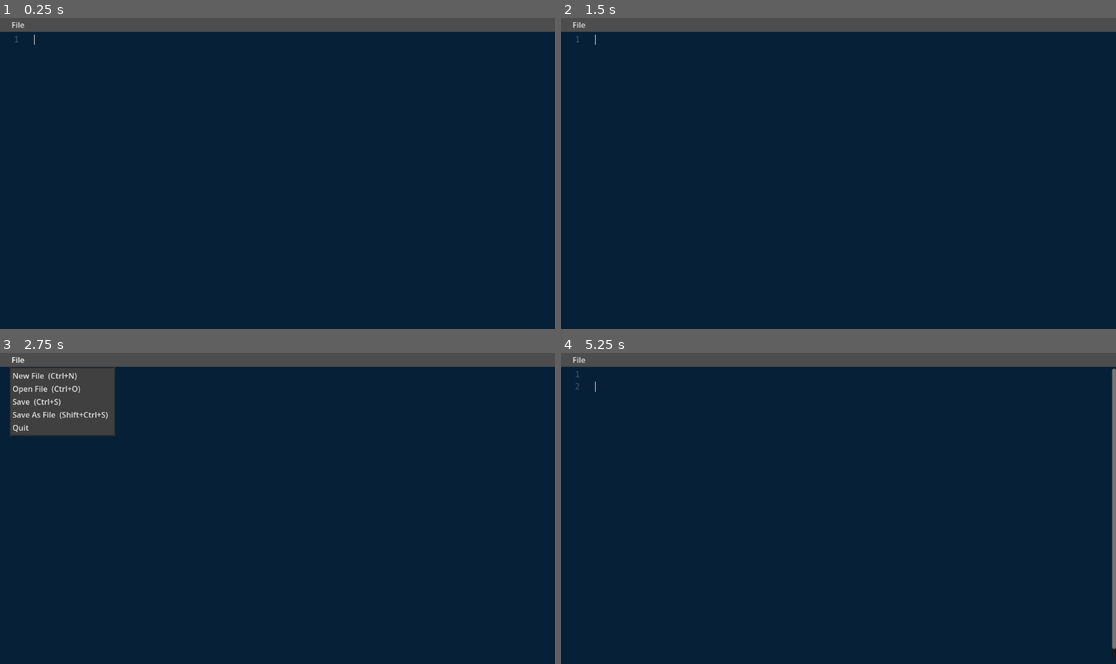
Above: before the commit, frames 1-4 (two rows, left to right).
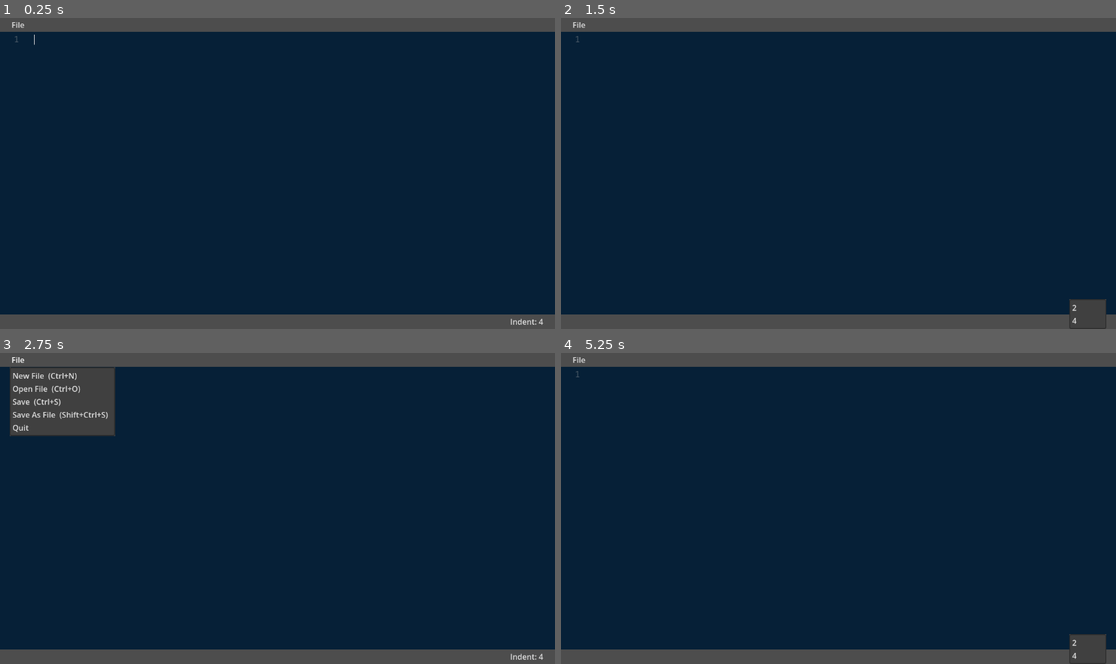
Above: after the commit, the same moments.

Repository: tkmfujise/Godot-general_purpose-examples
Game: Godot game, scene res://Main.tscn
Two runs of this game, one before a commit and one after it. Both use one fixed random seed, a clock stepped at 60 frames per second and the inputs below.
Inputs (mouse positions are in pixels of both pictures, inside the frame that each line leads up to):
- Up to frame 1 (0.25 s): no input
- Up to frame 2 (1.5 s): click "File" at 0.5 s; click (1088, 322) at 1.25 s, where only the run after the commit has a clickable "Indent: 4"
- Up to frame 3 (2.75 s): click "File" at 2 s
- Up to frame 4 (5.25 s): click (1088, 657) at 2.75 s, where only the run after the commit has a clickable "Indent: 4"; click "File" at 3.5 s; click (1088, 657) at 4.25 s, where only the run after the commit has a clickable "Indent: 4"; tap Enter at 5 s

The runs differ from the first frame. In frame 1, 4.7% of the frame differs, in the area x 0-100%, y 95-100%; in frame 2, 5.0%; in frame 3, 4.7%; in frame 4, 5.7%, in the area x 0-100%, y 4-100%.

Commit message:
インデントのサイズをフッターに表示

Diff:
--- a/Editor/CodeArea.gd
+++ b/Editor/CodeArea.gd
@@ -1,4 +1,6 @@
 extends CodeEdit
+
+signal indent_changed
 
 var current_syntax : SyntaxResource
 var current_theme : ThemeResource
@@ -21,7 +23,7 @@
 func set_syntax(syntax: SyntaxResource) -> void:
     clear_syntax_highlighter()
     current_syntax = syntax
-    indent_size = syntax.indent_size
+    set_indent(syntax.indent_size)
     for key in syntax.regions:
         for arr in syntax.regions[key]:
             if current_theme.syntax_colors.has(key):
@@ -42,6 +44,11 @@
     syntax_highlighter.clear_member_keyword_colors()
 
 
+func set_indent(_indent_size: int) -> void:
+    indent_size = _indent_size
+    emit_signal("indent_changed", _indent_size)
+
+
 func _on_code_completion_requested() -> void:
     if !current_syntax: return
     for arr in current_syntax.completions:
--- a/Editor/FileMenu.gd
+++ b/Editor/FileMenu.gd
@@ -16,13 +16,13 @@
     for i in item_count:
         var id = popup.get_item_id(i)
         if SHORTCUT_KEY_MAPPING.has(id):
-            var str = popup.get_item_text(i)
-            popup.set_item_text(i, str + \
+            var _str = popup.get_item_text(i)
+            popup.set_item_text(i, _str + \
                 "  (" + shortcut_key_of(SHORTCUT_KEY_MAPPING[id]) + ")"
             )
 
 
 func shortcut_key_of(event_name: String) -> String:
     var event = InputMap.action_get_events(event_name)[0]
-    var str = OS.get_keycode_string(event.get_keycode_with_modifiers())
-    return str.replace("Command", "⌘")
+    var _str = OS.get_keycode_string(event.get_keycode_with_modifiers())
+    return _str.replace("Command", "⌘")
--- a/Editor/Main.gd
+++ b/Editor/Main.gd
@@ -16,8 +16,10 @@
 
 
 func _ready() -> void:
-    $HBoxContainer/FileMenu.get_popup() \
+    $TopBar/FileMenu.get_popup() \
         .id_pressed.connect(_on_file_menu_selected)
+    $BottomBar/IndentSizeMenu.get_popup() \
+        .id_pressed.connect(_on_indent_changed_from_menu)
     $CodeArea.grab_focus()
     set_code_theme("Gessetti")
     new_file()
@@ -104,6 +106,17 @@
             get_tree().quit()
 
 
+func _on_indent_changed_from_menu(id_as_indent: int) -> void:
+    $CodeArea.set_indent(id_as_indent)
+
+
+func _on_code_area_indent_changed(indent: int) -> void:
+    var text = $BottomBar/IndentSizeMenu.text
+    var regex = RegEx.new()
+    regex.compile("\\d+")
+    $BottomBar/IndentSizeMenu.text = regex.sub(text, str(indent))
+
+
 func _on_open_file_dialog_file_selected(path: String) -> void:
     var f = FileAccess.open(path, FileAccess.READ)
     $CodeArea.text = f.get_as_text()
--- a/Editor/Main.tscn
+++ b/Editor/Main.tscn
@@ -24,6 +24,7 @@
 anchor_right = 1.0
 anchor_bottom = 1.0
 offset_top = 30.0
+offset_bottom = -30.0
 grow_horizontal = 2
 grow_vertical = 2
 theme_override_fonts/font = ExtResource("2_i2ekb")
@@ -42,16 +43,15 @@
 auto_brace_completion_enabled = true
 script = ExtResource("3_wuq7h")
 
-[node name="HBoxContainer" type="HBoxContainer" parent="."]
+[node name="TopBar" type="HBoxContainer" parent="."]
 layout_mode = 1
 anchors_preset = -1
 anchor_right = 1.0
 offset_left = 20.0
 offset_right = -20.0
-offset_bottom = 31.0
 grow_horizontal = 2
 
-[node name="FileMenu" type="MenuButton" parent="HBoxContainer"]
+[node name="FileMenu" type="MenuButton" parent="TopBar"]
 layout_mode = 2
 text = "File"
 item_count = 5
@@ -67,6 +67,28 @@
 popup/item_4/id = 4
 script = ExtResource("4_p7uto")
 
+[node name="BottomBar" type="HBoxContainer" parent="."]
+layout_mode = 1
+anchors_preset = -1
+anchor_top = 1.0
+anchor_right = 1.0
+anchor_bottom = 1.0
+offset_left = 20.0
+offset_right = -20.0
+grow_horizontal = 2
+grow_vertical = 0
+alignment = 2
+
+[node name="IndentSizeMenu" type="MenuButton" parent="BottomBar"]
+layout_mode = 2
+text = "Indent: 4"
+item_count = 2
+popup/item_0/text = "2"
+popup/item_0/id = 2
+popup/item_1/text = "4"
+popup/item_1/checked = true
+popup/item_1/id = 4
+
 [node name="OpenFileDialog" type="FileDialog" parent="."]
 title = "Open a File"
 initial_position = 2
@@ -81,6 +103,7 @@
 access = 2
 
 [connection signal="code_completion_requested" from="CodeArea" to="CodeArea" method="_on_code_completion_requested"]
+[connection signal="indent_changed" from="CodeArea" to="." method="_on_code_area_indent_changed"]
 [connection signal="text_changed" from="CodeArea" to="." method="_on_code_area_text_changed"]
 [connection signal="text_changed" from="CodeArea" to="CodeArea" method="_on_text_changed"]
 [connection signal="file_selected" from="OpenFileDialog" to="." method="_on_open_file_dialog_file_selected"]
